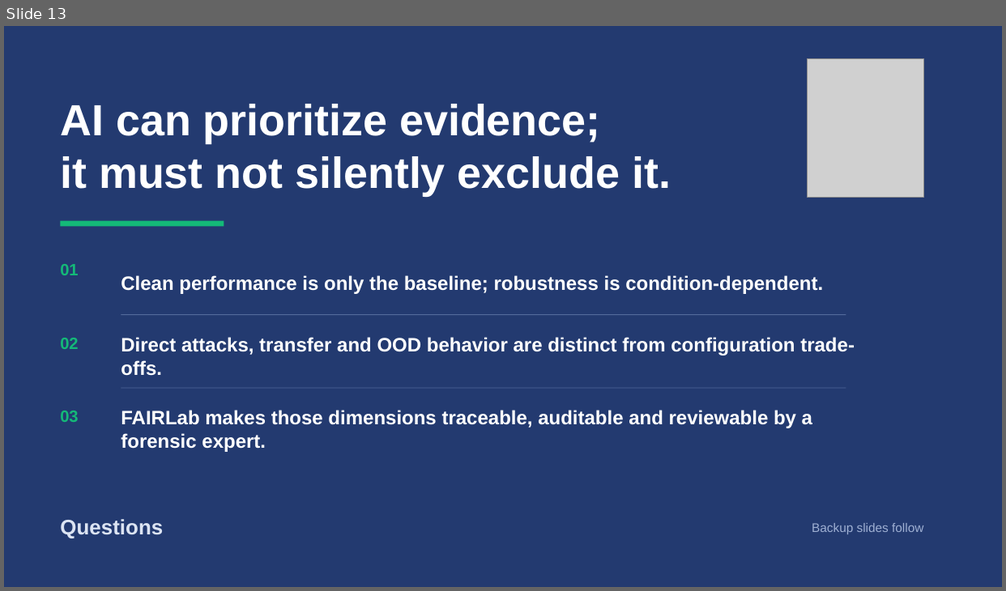
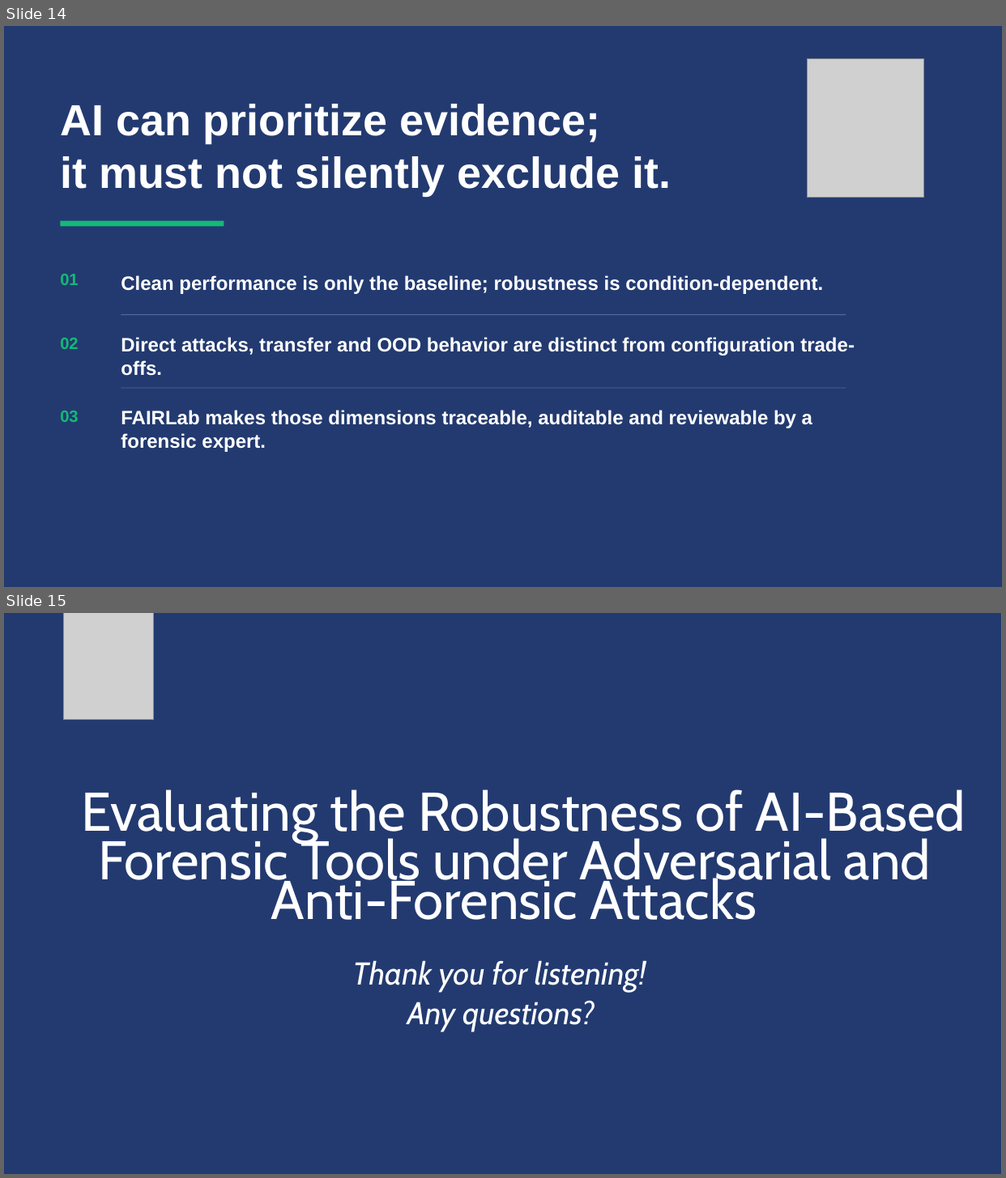
Before and after one commit to lmolinario/msc-thesis-ai-robustness-in-digital-forensics, a slide deck: docs/presentation/Molinario_Thesis_Defense_2026.pptx. Shown one above the other, each under a label of ours: slide 13 before the commit, slides 14 and 15 after it. The pictures are 1006x591 and 1006x1178 pixels, drawn with LibreOffice and Linux fonts; fonts in the diff are those of the drawing; grey boxes stand for pictures. Boxes give left, top, right and bottom in pixels: in the first picture for what was removed or moved away, otherwise in the second. Text is boxed around its words. In the diff, an @@ line names an element or a change of style, - is before the commit and + after.

```diff
--- a/docs/presentation/Molinario_Thesis_Defense_2026.pptx
+++ b/docs/presentation/Molinario_Thesis_Defense_2026.pptx
@@ slide 15 added at <box>4,613,1002,1174</box>, background #FFFFFF @@
@@ rectangle added at <box>4,613,1002,1174</box>, fill #233A70 @@
@@ picture added at <box>64,613,154,720</box> @@
@@ text added at <box>82,790,965,844</box>, 52.5 pt, text #FFFFFF @@
+Evaluating the Robustness of AI-Based
@@ text added at <box>99,834,931,892</box>, 52.5 pt, text #FFFFFF @@
+Forensic Tools under Adversarial and
@@ text added at <box>271,873,757,920</box>, 52.5 pt, text #FFFFFF @@
+Anti-Forensic Attacks
@@ text added at <box>352,960,646,992</box>, 30.4 pt, text #FFFFFF, italic @@
+Thank you for listening!
@@ text added at <box>407,1000,594,1032</box>, 30.4 pt, text #FFFFFF, italic @@
+Any questions?
@@ what was slide 13 is now slide 14 @@
@@ slide 14 changed as well @@
@@ text "01": place and size @@
-text "01" at <box>60,264,78,275</box>
+text "01" at <box>60,274,78,285</box>
@@ text removed at <box>60,519,163,539</box> @@
-Questions
@@ text removed at <box>812,523,923,535</box> @@
-Backup slides follow
```
Also in this commit, not shown: 17 other slides changed, 5 other slides added, 8 other files.
